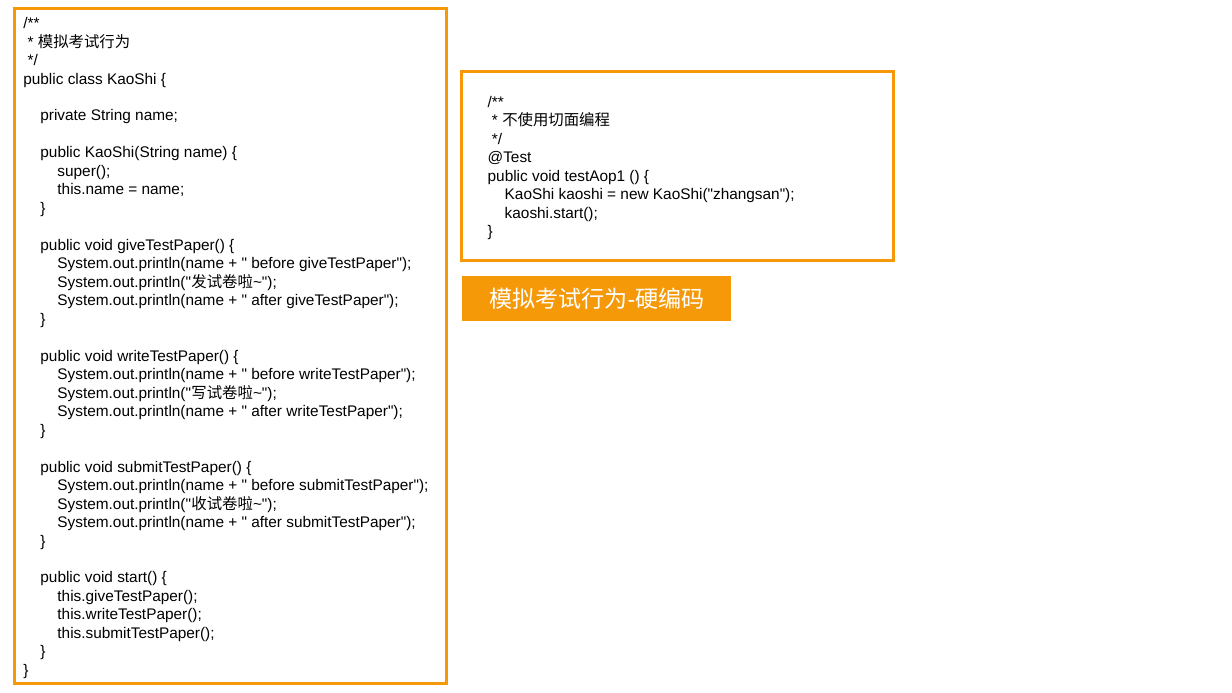
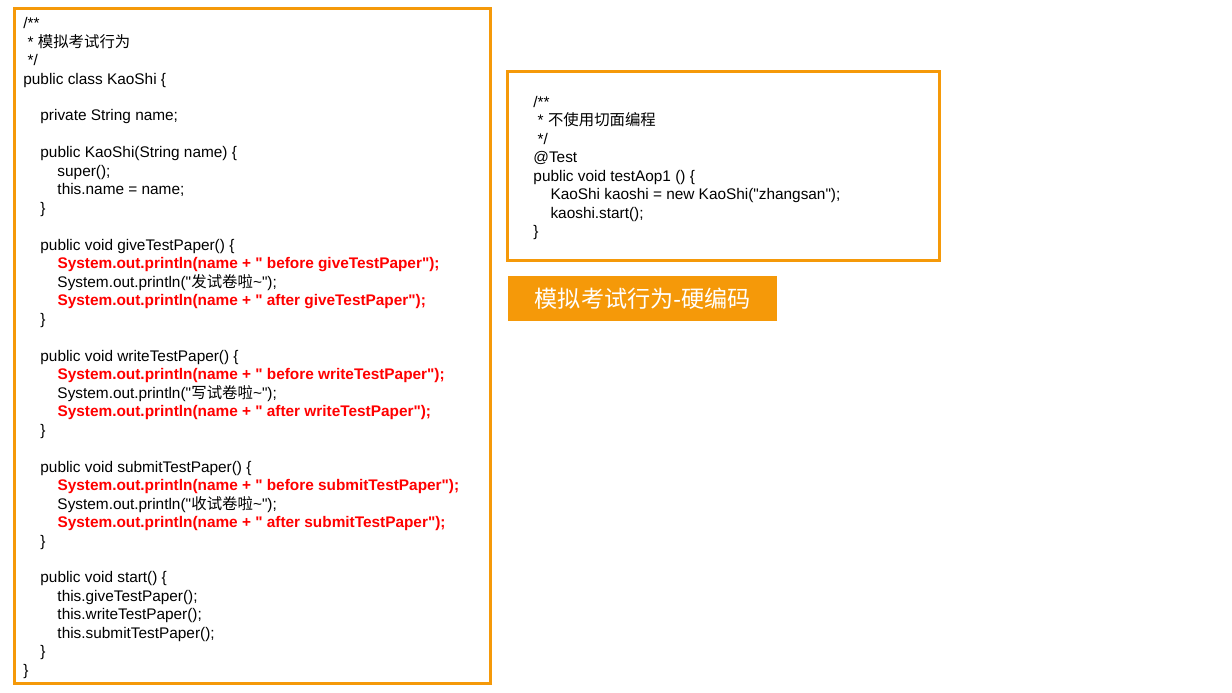
Before and after one commit to linkknown/PPT, a slide deck: slide 24 of 基础PPT/JavaSE进阶第三版/第7章：Java反射简介.pptx. Drawn at 1232x693 pixels with LibreOffice and Linux fonts; fonts in the diff are those of the drawing; background and template pictures are left out. Boxes give left, top, right and bottom in pixels: in the first picture for what was removed or moved away, otherwise in the second. Text is boxed around its words. In the diff, an @@ line names an element or a change of style, - is before the commit and + after.

```diff
--- a/基础PPT/JavaSE进阶第三版/第7章：Java反射简介.pptx
+++ b/基础PPT/JavaSE进阶第三版/第7章：Java反射简介.pptx
@@ rectangle "/**" resized from (x1=14, y1=8, x2=446, y2=684) to (x1=14, y1=8, x2=490, y2=684) @@
@@ rectangle "/**" moved from (x1=462, y1=72, x2=895, y2=261) to (x1=507, y1=72, x2=940, y2=261) @@
@@ text in rectangle at (x1=58, y1=257, x2=459, y2=531): text colour #000000 to #FF0000, bold on in "System.out.println(name + " before giveTestPaper");", "System.out.println(name + " after giveTestPaper");", "System.out.println(name + " before writeTestPaper");", "System.out.println(name + " after writeTestPaper");" and 2 more places @@
@@ rectangle "模拟考试行为-硬编码" moved from (x1=462, y1=275, x2=733, y2=322) to (x1=507, y1=275, x2=778, y2=322) @@
```
Also in this commit, not shown: 5 other slides changed, 1 slide added, 1 slide removed, 12 other files.
